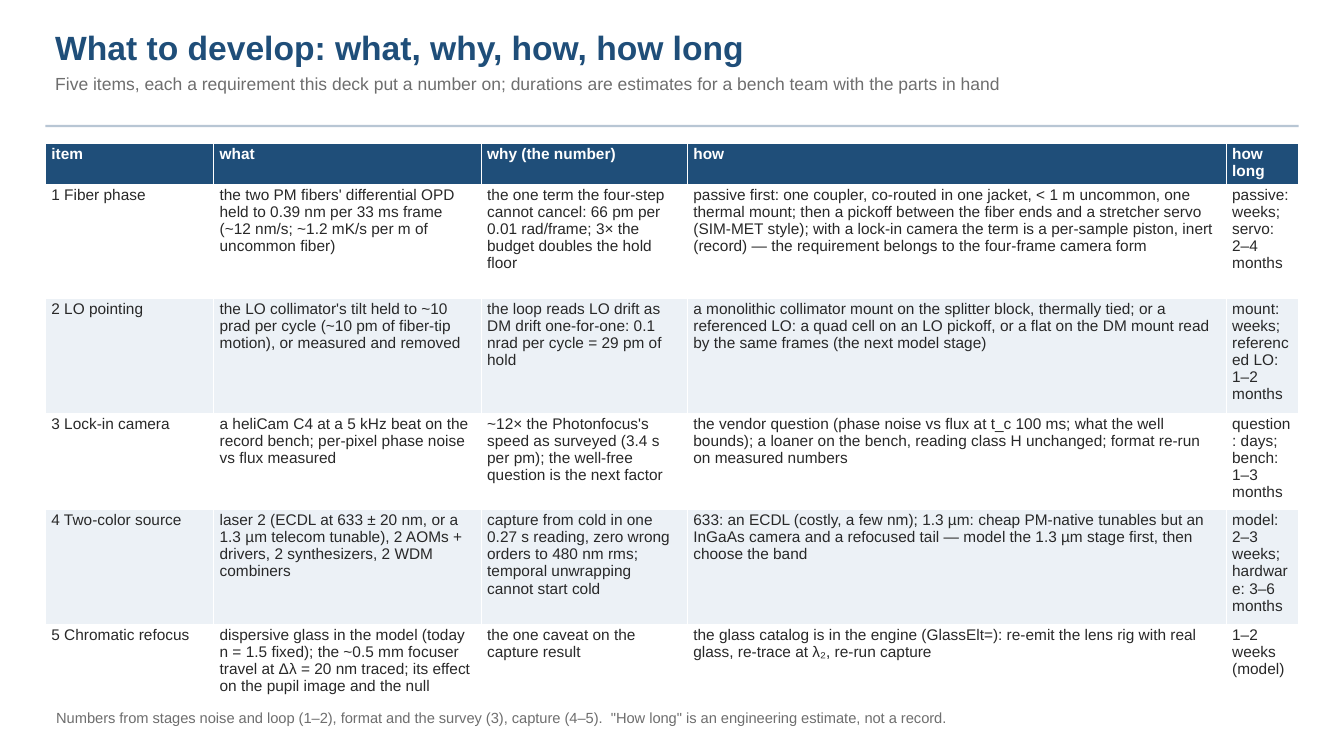
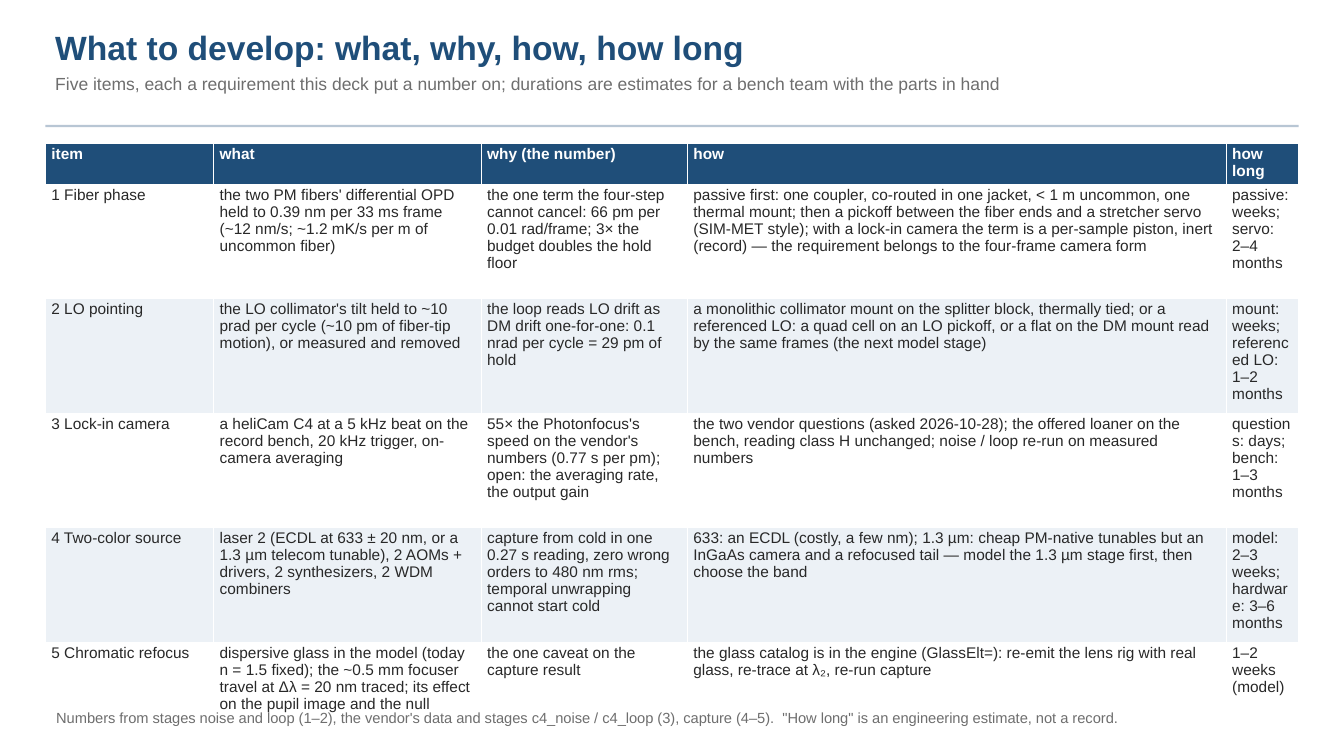
Before and after one commit to nasa-jpl/macos, a slide deck: slide 23 of demo_session/deck_cophi.pptx. Drawn at 1344x756 pixels with LibreOffice and Linux fonts; fonts in the diff are those of the drawing. Boxes give left, top, right and bottom in pixels: in the first picture for what was removed or moved away, otherwise in the second. Text is boxed around its words. In the diff, an @@ line names an element or a change of style, - is before the commit and + after.

```diff
--- a/demo_session/deck_cophi.pptx
+++ b/demo_session/deck_cophi.pptx
@@ table at [45, 143, 1299, 744] @@
-row 4: 3 Lock-in camera | a heliCam C4 at a 5 kHz beat on the record bench; per-pixel phase noise vs flux measured | ~12× the Photonfocus's speed as surveyed (3.4 s per pm); the well-free question is the next factor | the vendor question (phase noise vs flux at t_c 100 ms; what the well bounds); a loaner on the bench, reading class H unchanged; format re-run on measured numbers | question: days; bench: 1–3 months
+row 4: 3 Lock-in camera | a heliCam C4 at a 5 kHz beat on the record bench, 20 kHz trigger, on-camera averaging | 55× the Photonfocus's speed on the vendor's numbers (0.77 s per pm); open: the averaging rate, the output gain | the two vendor questions (asked 2026-10-28); the offered loaner on the bench, reading class H unchanged; noise / loop re-run on measured numbers | questions: days; bench: 1–3 months
@@ text at [56, 711, 1117, 726]: text changed @@
-Numbers from stages noise and loop (1–2), format and the survey (3), capture (4–5). "How long" is an engineering estimate, not a record.
+Numbers from stages noise and loop (1–2), the vendor's data and stages c4_noise / c4_loop (3), capture (4–5). "How long" is an engineering estimate, not a record.
```
Also in this commit, not shown: 15 other slides changed, 12 other files.
